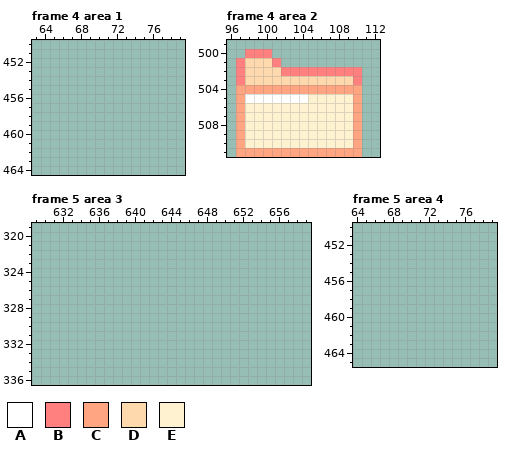
One commit to this pixel-art file: Entregas/ase/Tilesets/tileset-0006.ase. Above is the file before it was changed.
768x512 pixels, 5 frames. Pixels under 10% opacity are left out. Colours within 5 levels of each other are drawn and written as one. Shown: frame 4 area 1: x 63..79, y 450..464; frame 4 area 2: x 96..112, y 499..511; frame 5 area 3: x 629..659, y 319..336; frame 5 area 4: x 64..79, y 450..465. The commit also changed other frames or places, which this record leaves out.
Visible layers, top first: "Layer 3", "Layer 7", "Layer 5", "Layer 4" opacity 52%.
Palette (. is transparent): A #ffffff  B #ff807e  C #ffa582  D #ffd9ae  E #fff2d1
Pixels before, frame 4 area 2, first column x 97:
500 .BBB..........
501 BDDDB.........
502 BDDDDBBBBBBBBB
503 BDDDDDDDDDDDDB
504 CCCCCCCCCCCCCC
505 CAAAAAAAEEEEEC
506 CEEEEEEEEEEEEC
507 CEEEEEEEEEEEEC
508 CEEEEEEEEEEEEC
509 CEEEEEEEEEEEEC
510 CEEEEEEEEEEEEC
511 CCCCCCCCCCCCCC
New version:
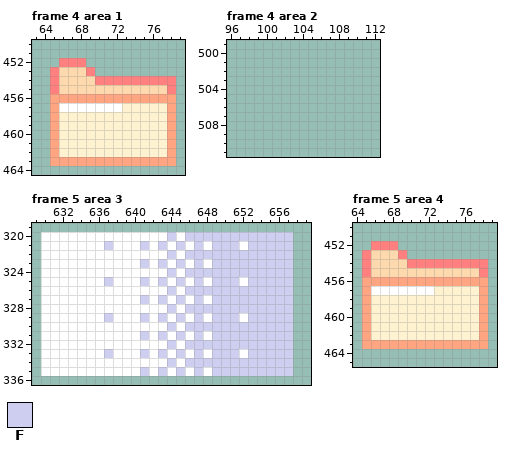
Colours new in this view: F #cecff0
From old to new:
Frame 4 area 1, layer "Layer 3":
y 452: x 66..68 ... -> BBB
y 453: x 65..69 ..... -> BDDDB
y 454: x 65..78 .............. -> BDDDDBBBBBBBBB
y 455: x 65..78 .............. -> BDDDDDDDDDDDDB
y 456: x 65..78 .............. -> CCCCCCCCCCCCCC
y 457: x 65..78 .............. -> CAAAAAAAEEEEEC
y 458..462: x 65..78 .............. -> CEEEEEEEEEEEEC
y 463: x 65..78 .............. -> CCCCCCCCCCCCCC
Frame 4 area 2, layer "Layer 3":
y 500: x 98..100 BBB -> ...
y 501: x 97..101 BDDDB -> .....
y 502: x 97..110 BDDDDBBBBBBBBB -> ..............
y 503: x 97..110 BDDDDDDDDDDDDB -> ..............
y 504: x 97..110 CCCCCCCCCCCCCC -> ..............
y 505: x 97..110 CAAAAAAAEEEEEC -> ..............
y 506..510: x 97..110 CEEEEEEEEEEEEC -> ..............
y 511: x 97..110 CCCCCCCCCCCCCC -> ..............
Frame 5 area 3, layer "Layer 3":
y 320: x 630..657 ............................ -> AAAAAAAAAAAAAAFAFFFFFFFFFFFF
y 321: x 630..657 ............................ -> AAAAAAAFAAAFAFAFAFAFFFAFFFFF
y 322: x 630..657 ............................ -> AAAAAAAAAAAAAAFAFFFFFFFFFFFF
y 323: x 630..657 ............................ -> AAAAAAAAAAAFAFAFAFAFFFFFFFFF
y 324: x 630..657 ............................ -> AAAAAAAAAAAAAAFAFFFFFFFFFFFF
y 325: x 630..657 ............................ -> AAAAAAAFAAAFAFAFAFAFFFAFFFFF
y 326: x 630..657 ............................ -> AAAAAAAAAAAAAAFAFFFFFFFFFFFF
y 327: x 630..657 ............................ -> AAAAAAAAAAAFAFAFAFAFFFFFFFFF
y 328: x 630..657 ............................ -> AAAAAAAAAAAAAAFAFFFFFFFFFFFF
y 329: x 630..657 ............................ -> AAAAAAAFAAAFAFAFAFAFFFAFFFFF
y 330: x 630..657 ............................ -> AAAAAAAAAAAAAAFAFFFFFFFFFFFF
y 331: x 630..657 ............................ -> AAAAAAAAAAAFAFAFAFAFFFFFFFFF
y 332: x 630..657 ............................ -> AAAAAAAAAAAAAAFAFFFFFFFFFFFF
y 333: x 630..657 ............................ -> AAAAAAAFAAAFAFAFAFAFFFAFFFFF
y 334: x 630..657 ............................ -> AAAAAAAAAAAAAAFAFFFFFFFFFFFF
y 335: x 630..657 ............................ -> AAAAAAAAAAAFAFAFAFAFFFFFFFFF
Frame 5 area 4, layer "Layer 3": the same change as frame 4 area 1
Changed places in both pictures, as pixel boxes (x1, y1, x2, y2):
added: (50, 58, 176, 166)
erased: (236, 49, 362, 157)
added: (41, 232, 293, 376)
added: (362, 241, 488, 349)
